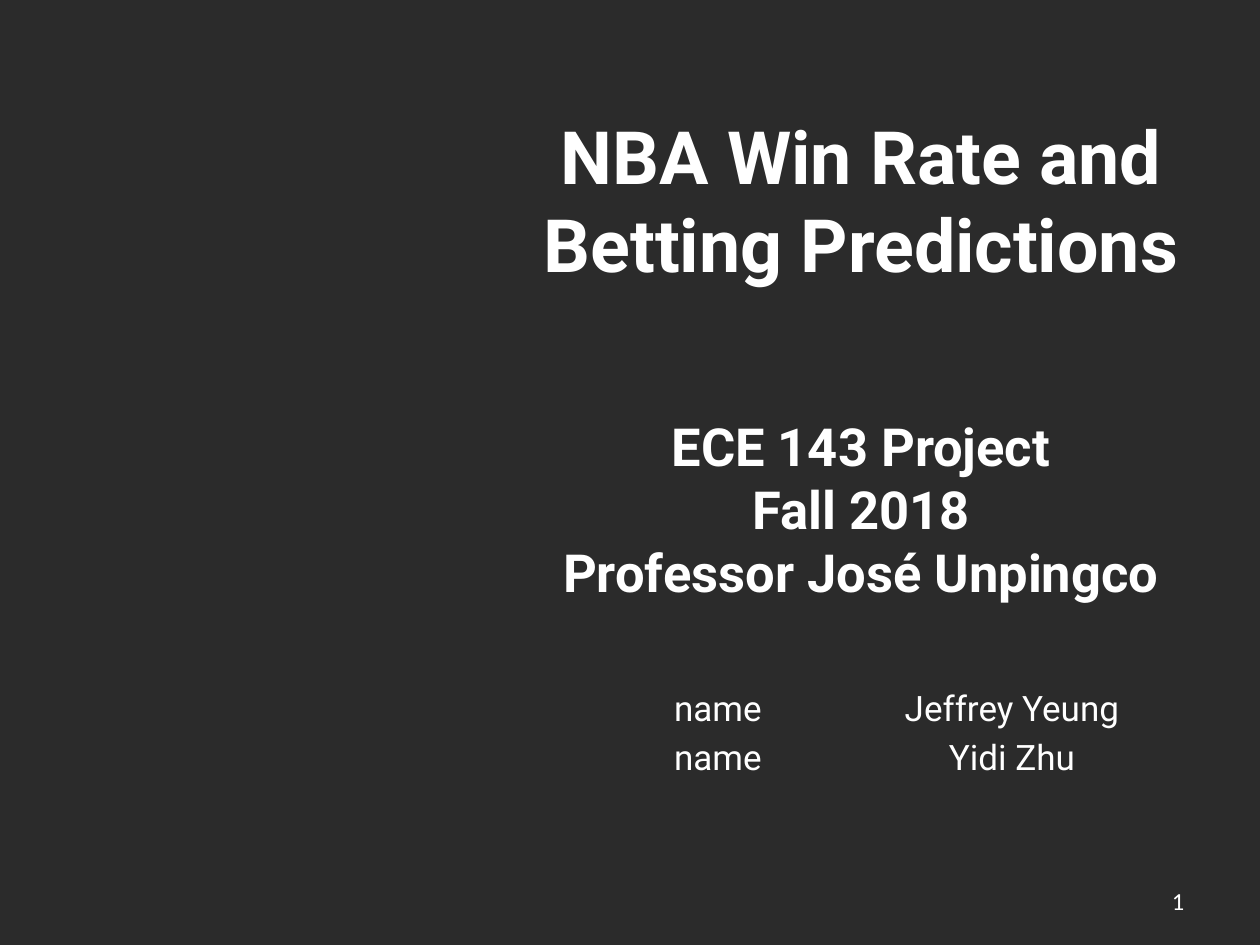
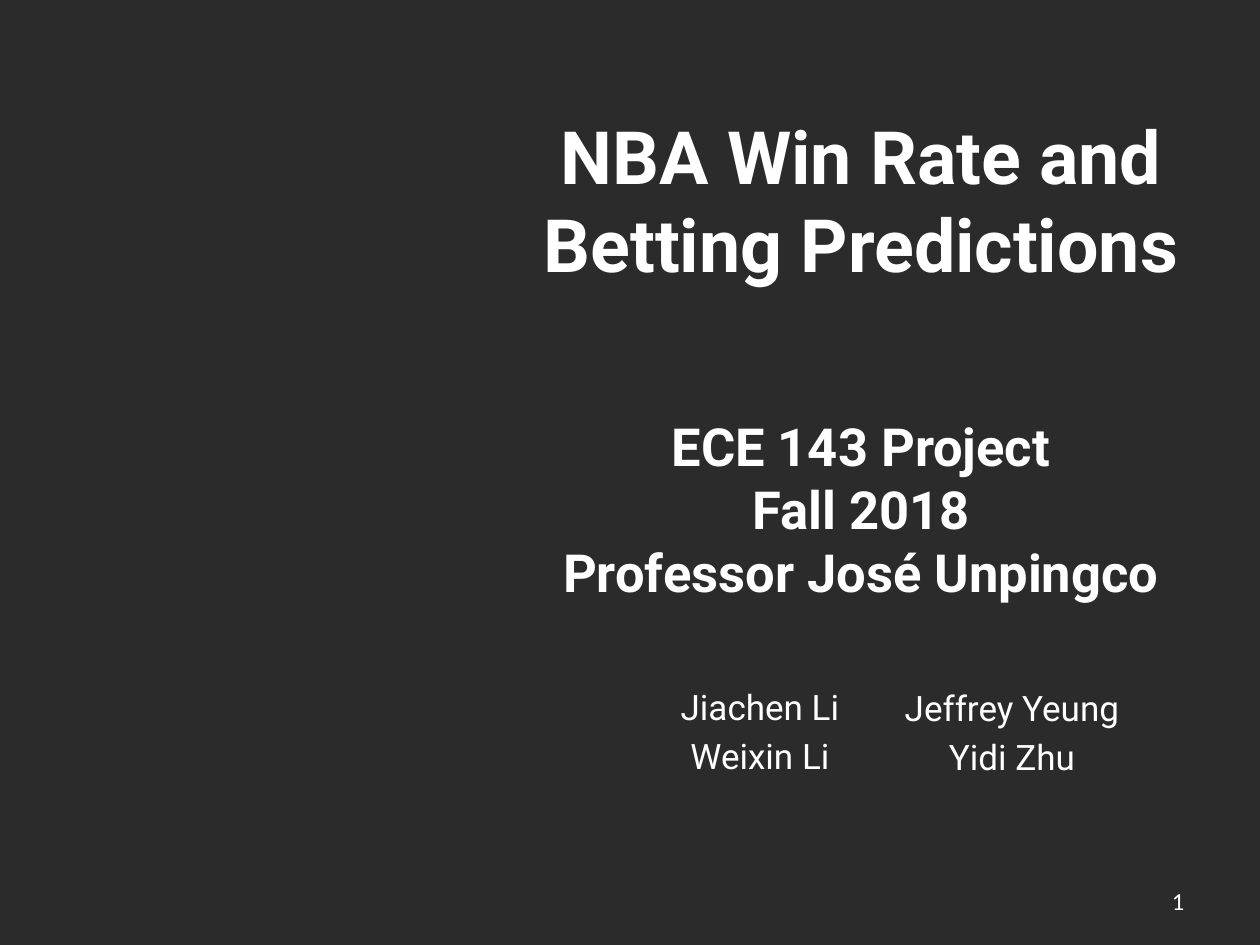
Before and after one commit to ickletsmulet/ECE-143-Group-19, a slide deck: slide 1 of Presentation.pptx. Drawn at 1260x945 pixels with LibreOffice and Linux fonts; fonts in the diff are those of the drawing; background and template pictures are left out; a plain dark background stands for a picture behind light text. Boxes give left, top, right and bottom in pixels: in the first picture for what was removed or moved away, otherwise in the second. Text is boxed around its words. In the diff, an @@ line names an element or a change of style, - is before the commit and + after.

```diff
--- a/Presentation.pptx
+++ b/Presentation.pptx
@@ text at (681,693,839,770): text changed @@
-name
-name
+Jiachen Li
+Weixin Li
```
Also in this commit, not shown: 6 other slides changed, 2 slides added, 3 slides removed.
